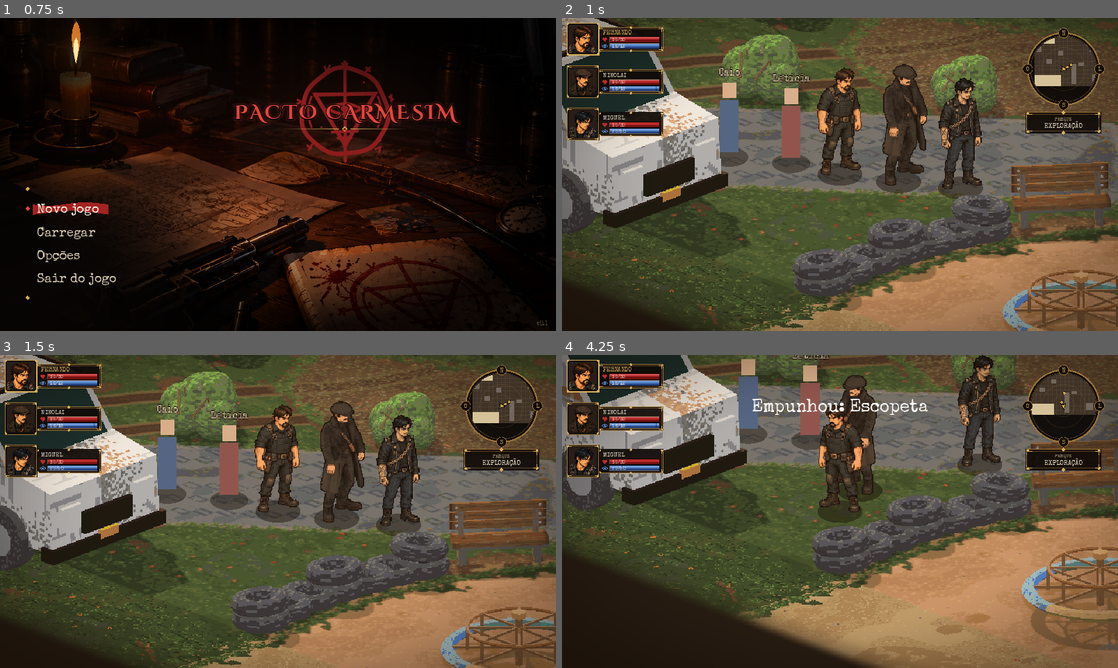
Above: before the commit, frames 1-4 (two rows, left to right).
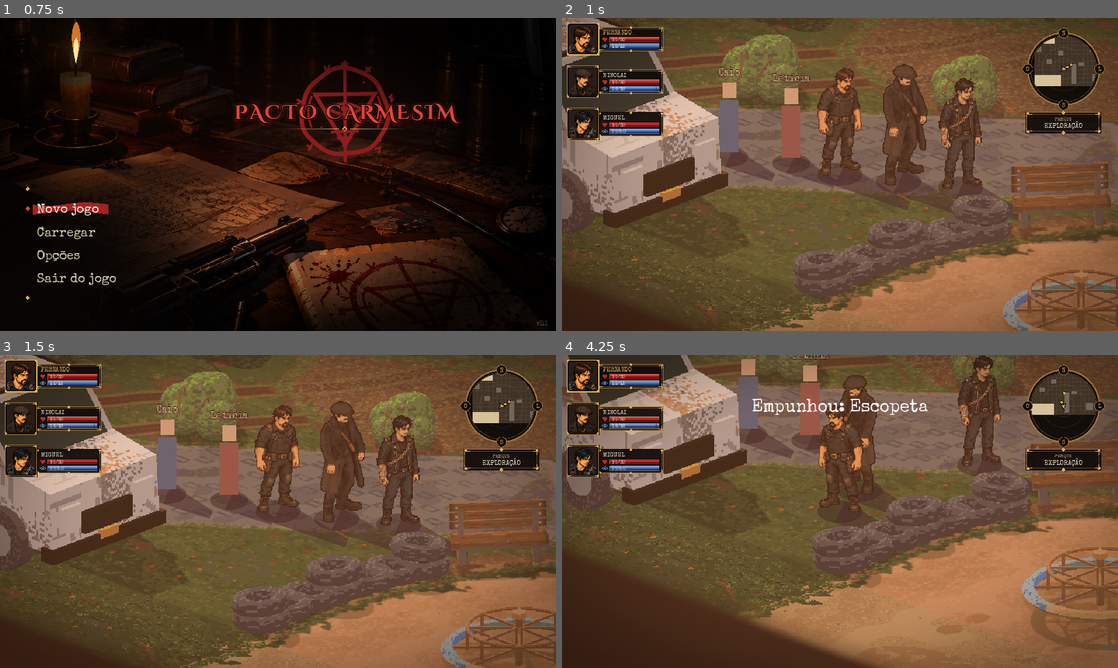
Above: after the commit, the same moments.

Repository: Brombilaa/game
Game: Godot game, scene res://scenes/menu/main_menu.tscn
Two runs of this game, one before a commit and one after it. Both use one fixed random seed, a clock stepped at 60 frames per second and the inputs below.
Inputs (mouse positions are in pixels of both pictures, inside the frame that each line leads up to):
- Up to frame 1 (0.75 s): tap Enter (ui_accept) at 0.5 s; hold Right (ui_right) from 0.53 s (still down); tap R at 0.6 s; click (278, 174) at 0.67 s
- Up to frame 2 (1 s): keep holding Right (ui_right); tap Enter (ui_accept) at 0.77 s
- Up to frame 3 (1.5 s): move the mouse to (166, 527) at 1.27 s; release Right (ui_right) at 1.28 s; hold Down (ui_down) from 1.28 s (still down); tap Space at 1.35 s
- Up to frame 4 (4.25 s): tap Enter (ui_accept) at 1.52, 3.02, 3.77 s; move the mouse to (895, 442) at 2.02 s; release Down (ui_down) at 2.03 s; hold Right (ui_right) 2.03-2.78 s; tap Tab at 2.1 s; move the mouse to (812, 574) at 2.77 s; hold Up (ui_up) 2.78-3.53 s; tap 1 at 2.85 s; click (812, 574) at 2.92 s; move the mouse to (1006, 558) at 3.52 s; hold Left (ui_left) from 3.53 s (still down); tap Q at 3.6 s

Frame 1 is identical in both runs. In frame 2, 47% of the frame differs, in the area x 0-100%, y 0-100%; in frame 3, 47%; in frame 4, 48%.
Error in both runs: Cannot call method 'set_input_as_handled' on a null value. (res://scripts/ui/main_menu.gd:359)

Commit message:
Luz das 17h: véu laranja, penumbra fria e sombras longas dos personagens
Co-Authored-By: Claude Sonnet 5.5 <noreply@anthropic.com>
Claude-Session: https://claude.ai/code/session_01EDsCLEqdyjPbLwg7idj1tv

Diff:
--- a/scripts/exploration/parque.gd
+++ b/scripts/exploration/parque.gd
@@ -17,7 +17,8 @@
 const DOT_HIT := 14.0  # raio em que o clique na bolinha vale (px do desenho)
 const CLUE_NEAR := 260.0  # a bolinha ganha um anel quando o controlado chega perto
 const STAND_FACTOR := 0.85  # distância de parada, em fração do raio da pista
-const DUSK_TINT := Color(0.95, 0.55, 0.2, 0.09)  # véu do entardecer quente (Léo escolheu o modelo A, 30/10)
+const DUSK_TINT := Color(1.0, 0.5, 0.12, 0.24)  # véu do fim de tarde, 17h: sol baixo, laranja nas áreas claras (Léo, 05/11; provisório)
+const DUSK_COOL := Color(0.16, 0.14, 0.42, 0.12)  # penumbra fria que escurece e esfria o conjunto (sombras azuladas)
 const VOID_COLOR := Color(0.078, 0.07, 0.063)  # além da névoa do fundo estendido
 const CAMERA_ZOOM := 1.5  # zoom inicial da câmera (a roda do mouse muda); câmera aproximada: o fundo estendido cobre o que ela mostra (Léo, 30/10)
 const VIGNETTE_SIZE := 128  # textura da vinheta, esticada sobre a tela
@@ -176,6 +177,7 @@
 	_draw_fx()
 	_draw_san_tint()
 	# Véu quente e vinheta cobrem o cenário e os personagens, mas ficam por baixo do HUD.
+	draw_rect(view, DUSK_COOL)
 	draw_rect(view, DUSK_TINT)
 	draw_texture_rect(vignette, view, false)
 	_draw_hud(font)
@@ -207,9 +209,7 @@
 # Figura provisória de NPC (corpo, cabeça e nome) até a arte do Caio e da Letícia existir.
 func _draw_npc(font: Font, npc_id: String) -> void:
 	var at := _iso(scenario.npcs[npc_id])
-	draw_set_transform(at, 0.0, Vector2(1.0, 0.5))
-	draw_circle(Vector2.ZERO, 22.0, Color(0, 0, 0, 0.4))
-	draw_set_transform(Vector2.ZERO)
+	_draw_cast_shadow(at, 86.0, 22.0)
 	draw_rect(Rect2(at + Vector2(-11, -66), Vector2(22, 60)), NPC_COLORS[npc_id])
 	draw_rect(Rect2(at + Vector2(-8, -86), Vector2(16, 18)), Color("#d6b292"))
 	var name_text: String = NPC_NAMES[npc_id]
--- a/scripts/exploration/test_room.gd
+++ b/scripts/exploration/test_room.gd
@@ -1154,6 +1154,8 @@
 		_draw_preview(font)
 	_draw_fx()
 	_draw_san_tint()
+	var tr_view := get_canvas_transform().affine_inverse() * Rect2(Vector2.ZERO, get_viewport_rect().size)
+	draw_rect(tr_view, Color(0.95, 0.5, 0.18, 0.08))  # luz quente das 17h na sala de teste
 	_draw_hud(font)
 	for p in popups:
 		_draw_popup(font, p)
@@ -1290,12 +1292,29 @@
 	draw_polyline(pts, color, 1.0)
 
 
+# Luz das 17h (Léo, 05/11/2026; valores provisórios): sol baixo vindo da esquerda-atrás, então a sombra
+# cai para a direita e para a frente, longa e fria. Contato escuro sob os pés + sombra alongada.
+const SUN_SHADOW_DIR := Vector2(0.9, 0.42)  # direção da sombra na tela
+const SUN_SHADOW_LENGTH := 0.65  # comprimento da sombra em múltiplos da altura do personagem
+const SHADOW_COLOR := Color(0.07, 0.06, 0.16, 0.5)  # sombra fria, azulada
+const CONTACT_COLOR := Color(0.05, 0.04, 0.1, 0.5)
+
+
+func _draw_cast_shadow(at: Vector2, height: float, radius: float) -> void:
+	var dir := SUN_SHADOW_DIR.normalized()
+	var side := Vector2(-dir.y, dir.x)
+	var tip := at + dir * height * SUN_SHADOW_LENGTH
+	var w0 := radius * 1.1
+	draw_colored_polygon(PackedVector2Array([at + side * w0 * 0.5, tip + side * 5.0, tip - side * 5.0, at - side * w0 * 0.5]), SHADOW_COLOR)
+	draw_set_transform(at, 0.0, Vector2(1.0, 0.5))
+	draw_circle(Vector2.ZERO, radius, CONTACT_COLOR)
+	draw_set_transform(Vector2.ZERO)
+
+
 func _draw_unit(u: Combatant) -> void:
 	var at := _iso(u.pos)
 	at += fx.offset_of(u)  # arremessado pelo tiro ou desviando dele
-	draw_set_transform(at, 0.0, Vector2(1.0, 0.5))  # sombra achatada sob os pés
-	draw_circle(Vector2.ZERO, 26.0, Color(0, 0, 0, 0.45))
-	draw_set_transform(Vector2.ZERO)
+	_draw_cast_shadow(at, CharacterSheet.HEIGHT, 26.0)
 	if turns and u == turns.current:
 		draw_set_transform(at, 0.0, Vector2(1.0, 0.5))
 		draw_arc(Vector2.ZERO, 36.0, 0.0, TAU, 32, PlaceholderArt.color("destaque"), 2.0)
